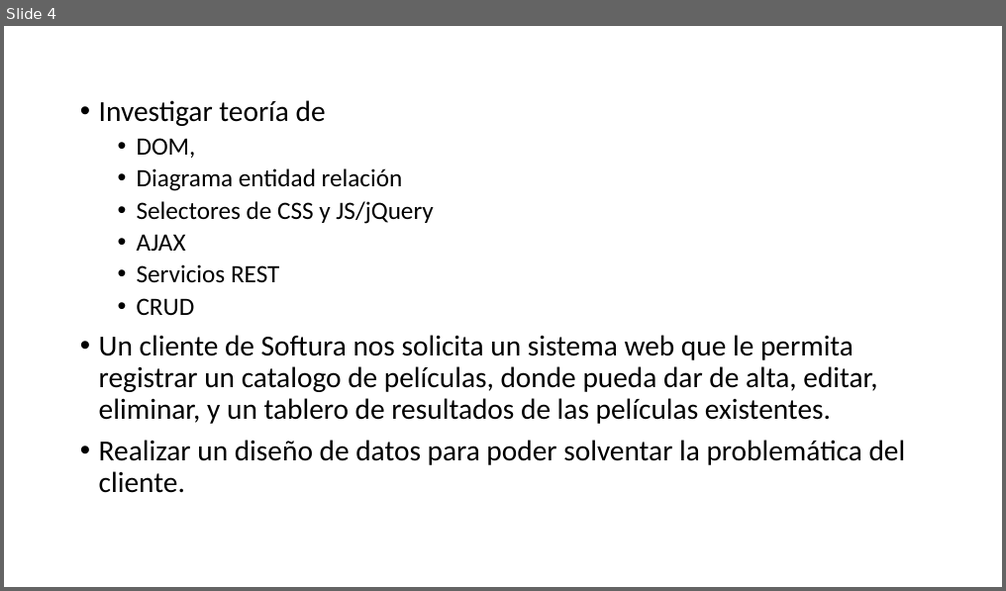
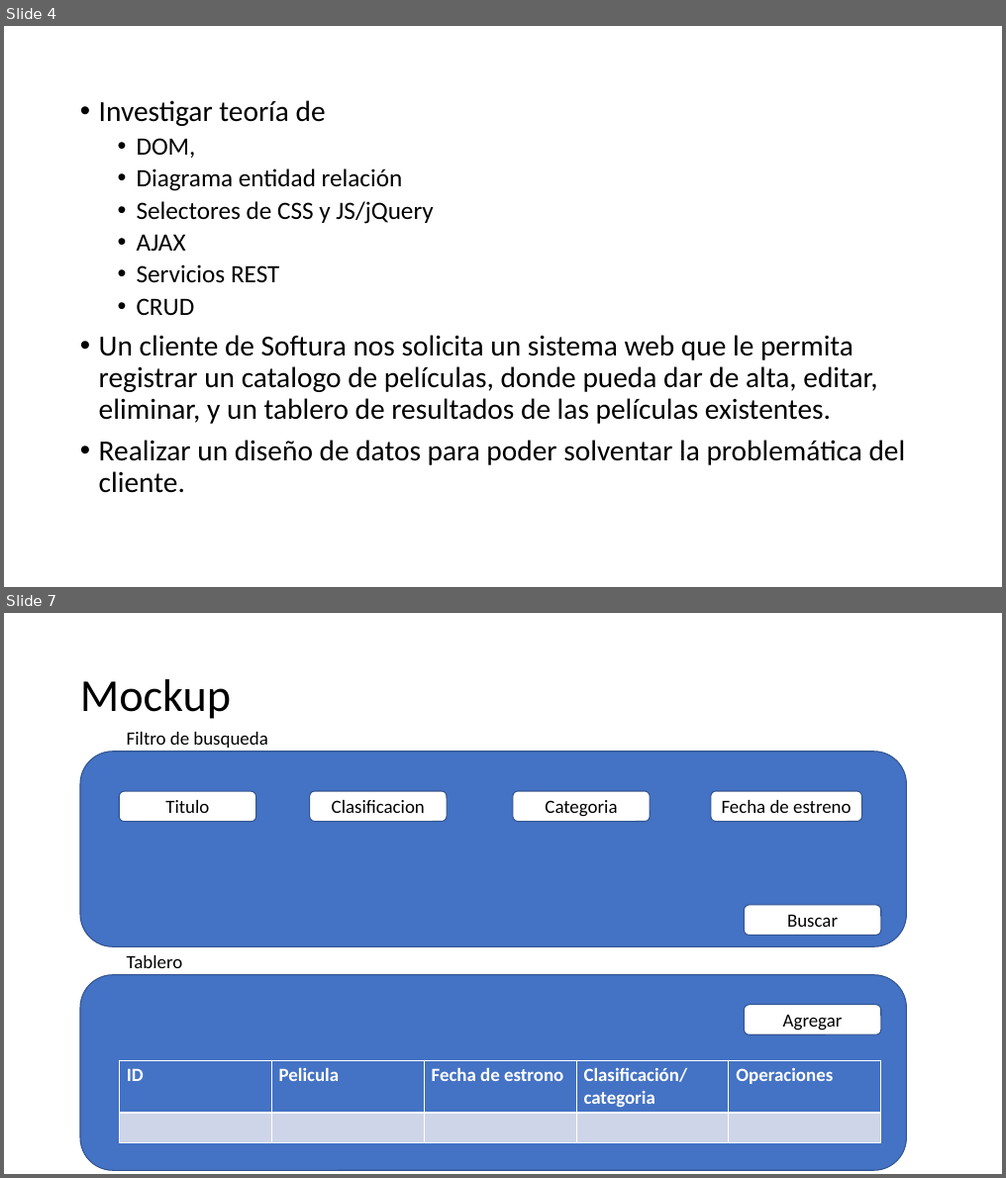
Before and after one commit to enriquecr1990/cap_php_jun22, a slide deck: actividades/Desarrollo Web.pptx. Shown one above the other, each under a label of ours: slide 4 before the commit, slides 4 and 7 after it; the slides between them are not shown. The pictures are 1006x591 and 1006x1178 pixels, drawn with LibreOffice and Linux fonts; fonts in the diff are those of the drawing. Boxes give left, top, right and bottom in pixels: in the first picture for what was removed or moved away, otherwise in the second. Text is boxed around its words. In the diff, an @@ line names an element or a change of style, - is before the commit and + after.

```diff
--- a/actividades/Desarrollo Web.pptx
+++ b/actividades/Desarrollo Web.pptx
@@ slide 7 added at (4, 613, 1002, 1174), background #FFFFFF @@
@@ title added at (80, 679, 231, 719), 44 pt, text #000000 @@
+Mockup
@@ rounded rectangle added at (80, 752, 907, 947), fill #4472C4, outline #325491 1 pt @@
@@ text added at (127, 732, 267, 748), 18 pt, text #000000 @@
+Filtro de busqueda
@@ rounded rectangle added at (119, 791, 256, 821), fill #FFFFFF, outline #325491 1 pt, 18 pt, text #000000 @@
+Titulo
@@ rounded rectangle added at (310, 791, 447, 821), fill #FFFFFF, outline #325491 1 pt, 18 pt, text #000000 @@
+Clasificacion
@@ rounded rectangle added at (513, 791, 650, 821), fill #FFFFFF, outline #325491 1 pt, 18 pt, text #000000 @@
+Categoria
@@ rounded rectangle added at (711, 791, 862, 821), fill #FFFFFF, outline #325491 1 pt, 18 pt, text #000000 @@
+Fecha de estreno
@@ rounded rectangle added at (745, 905, 881, 935), fill #FFFFFF, outline #325491 1 pt, 18 pt, text #000000 @@
+Buscar
@@ text added at (127, 956, 183, 968), 18 pt, text #000000 @@
+Tablero
@@ rounded rectangle added at (80, 975, 907, 1170), fill #4472C4, outline #325491 1 pt @@
@@ rounded rectangle added at (745, 1004, 881, 1035), fill #FFFFFF, outline #325491 1 pt, 18 pt, text #000000 @@
+Agregar
@@ table added at (119, 1060, 883, 1144), 2 rows, 5 columns @@
+ID | Pelicula | Fecha de estrono | Clasificación/categoria | Operaciones
+ |  |  |  | 
```
Also in this commit, not shown: 4 other slides added, 49 other files.
